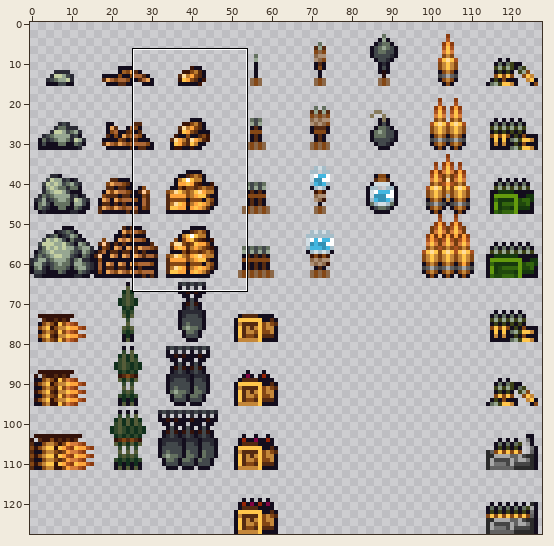
Sprite sheet -- ArmoredWarfare/Entities/Materials/Materials.png. The first picture is a wide view before the edit; the outline marks the close-up.
Close-up. Old version:
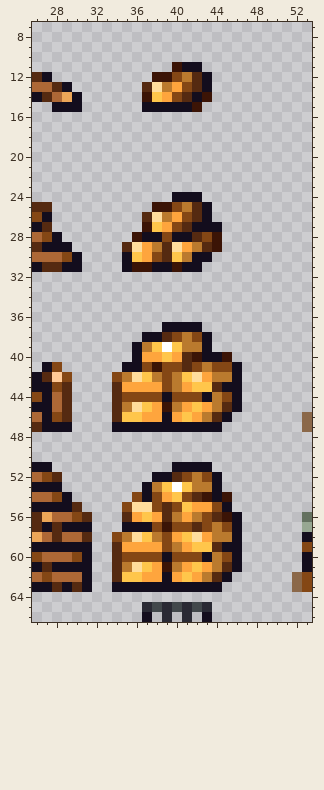
The file is 128x128 pixels. Colours within 5 levels of each other are drawn and written as one. Shown: x 26..53, y 7..66.
After the commit:
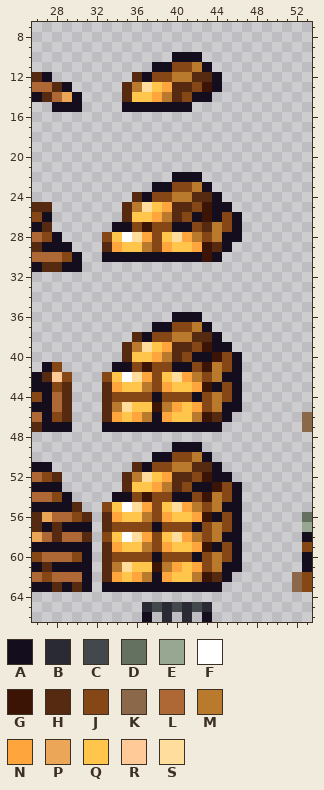
Palette (. is transparent): A #130d1d  B #2a2a34  C #42484b  D #647160  E #97a792  F #ffffff  G #3b1406  H #552a11  J #844715  K #8b6849  L #ad6836  M #ba7a2e  N #fea53d  P #eca658  Q #ffc64b  R #ffca97  S #ffdd9c
From the commit log: change gold sprite (xeno)
From old to new:
@@ x 33..46 @@
  9 ..............
-10 ..............
-11 .......GAA....
-12 .....GGJMHA...
-13 ....HSMNJHA...
-14 ....GQNJHAG...
-15 ....AAAAAG....
+10 .......AAA....
+11 .....AAJJMA...
+12 ...HAJJMMHHA..
+13 ..HMSQNHHJGA..
+14 ..HQQNMHJAA...
+15 ..AAAAAAA.....
 16 ..............
@@ x 31..48 @@
 21 ..................
-22 ..................
-23 ..................
-24 .........AAA......
-25 .......GGJMHA.....
-26 ......HSMNJHA.....
-27 ......GQNJHAAA....
-28 .....GAAJAAHJG....
-29 ....HSNMHSNMHG....
-30 ....AQNJHQMAA.....
-31 ....AGGAAGAA......
+22 .........AAA......
+23 .......AAJJMA.....
+24 .....HAJJMMHHA....
+25 ....HMSQNHHJGAA...
+26 ....HQQNMHJAGAJA..
+27 ...AAJGJJAAJHMJA..
+28 ..JQFSNJQSNMJMAA..
+29 ..HNQQMJNQQNGHA...
+30 ..AAAAAAAAAAGA....
+31 ..................
 32 ..................
@@ x 31..48 @@
 35 ..................
-36 ..................
-37 ........AAAA......
-38 ......AAHJMJA.....
-39 .....AMQFQMMA.....
-40 .....ANNQNHGAAG...
-41 ....AAJGJJHJMJJA..
-42 ...JMSQMJMQSNMMA..
-43 ...HNNNNJMNQQHAA..
-44 ...HJJJJAJJJAMJA..
-45 ...HMSQNGMNQNMHA..
-46 ...HQQNNANQNMHA...
-47 ...AAAAAAAAAAA....
+36 .........AAA......
+37 .......AAJJMA.....
+38 .....HAJJMMHHA....
+39 ....HMSQNHHJGAA...
+40 ....HQQNMHJAAGJA..
+41 ...AAJGJJAAJGMJA..
+42 ..JQFSNJQSNMJMAA..
+43 ..HNQQMJNQQNGAJA..
+44 ..HJJJJAJJJAJMJA..
+45 ..HMSQQGMNQNJMAA..
+46 ..HNQNMANQQMGHA...
+47 ..AAAAAAAAAAAA....
 48 ..................
-49 ..................
-50 ..................
-51 .........AAAA.....
-52 .......AAHJMJA....
-53 ......AMQFQMMA....
-54 .....JAJNQJHGAG...
-55 ....JSSJHJQNNJA...
-56 H...HNQNHMNMJHGA..
-57 A...AAAJGJJHJMJA..
-58 H..JMSQMJNQSNMMA..
-59 A..HNNNNJMNQQHAA..
-60 A..HJJJJAJJJAMJA..
-61 A..HMSQNGMNQNMHA..
-62 A..HQQNNANQNMHA...
-63 A..AAAAAAAAAAA....
+49 .........AAA......
+50 .......AAJJMA.....
+51 .....HAJJMMHHA....
+52 ....HMSQNHHJGAA...
+53 ....HQQNMHJAAGJA..
+54 ...AAJGJJAAJGMJA..
+55 ..JQFSNJQSNMJMAA..
+56 H.HNQQMJNQQNGAJA..
+57 A.HJJJJAJJJAJMJA..
+58 H.JQFSNJQSNMJMAA..
+59 A.HNQQMJNQQNGAJA..
+60 A.HJJJJAJJJAJMJA..
+61 A.HMSQQGMNQNJMAA..
+62 A.HNQNMANQQMGHA...
+63 A.AAAAAAAAAAAA....
 64 ..................
Changed places in both close-ups, as pixel boxes (x1, y1, x2, y2):
changed: (122, 52, 222, 112)
changed: (102, 172, 242, 592)
